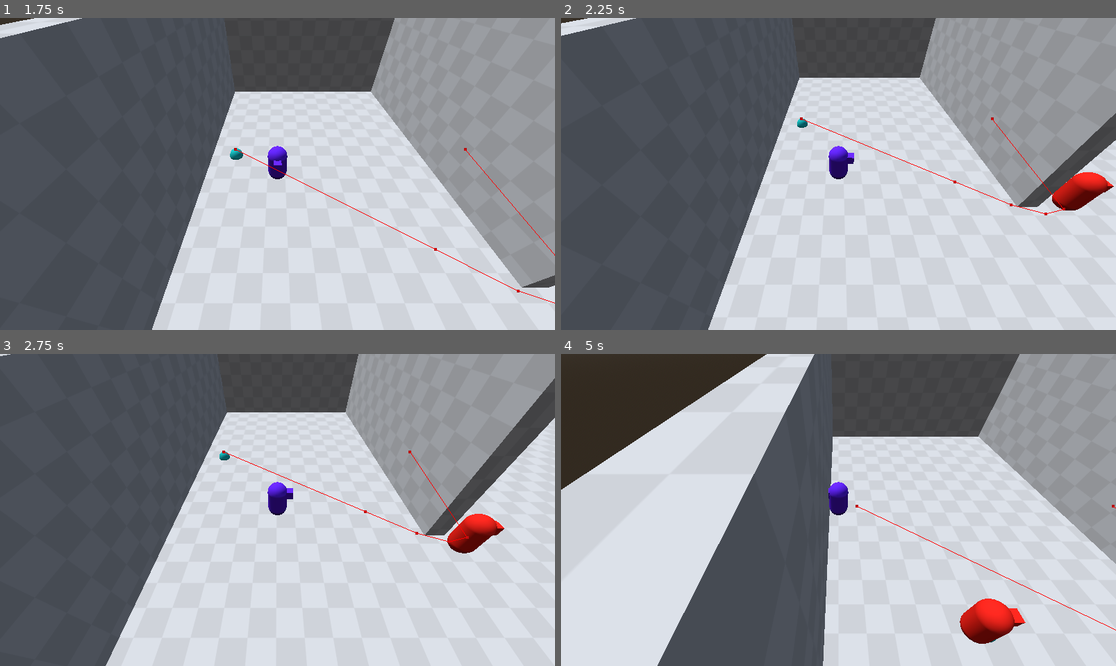
Above: before the commit, frames 1-4 (two rows, left to right).
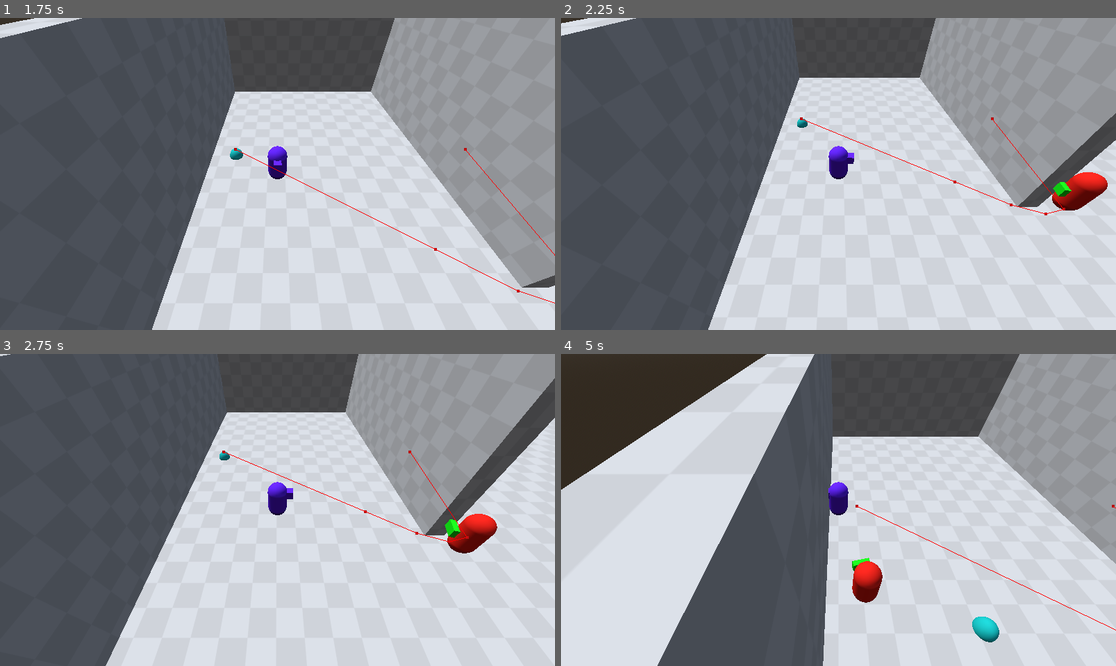
Above: after the commit, the same moments.

Repository: 8box-gd/SKG-Jam
Game: Godot game, scene res://main.tscn
Same seed, same stepped clock (60 frames per second), same inputs: the game is played once before the commit and once after it.
Inputs:
- Up to frame 1 (1.75 s): tap Enter at 0.5 s; hold D (move_right) 0.53-1.28 s; hold Shift (sneak) 0.53-1.28 s; hold S (move_down) from 1.28 s (still down); tap Shift (sneak) at 1.35 s
- Up to frame 2 (2.25 s): release S (move_down) at 2.03 s; hold D (move_right) from 2.03 s (still down); hold Shift (sneak) from 2.03 s (still down)
- Up to frame 3 (2.75 s): keep holding D (move_right); keep holding Shift (sneak)
- Up to frame 4 (5 s): release D (move_right) at 2.78 s; release Shift (sneak) at 2.78 s; hold W (move_up) 2.78-3.53 s; tap Shift (sneak) at 2.85, 4.35 s; hold Shift (sneak) 3.53-4.28 s; hold A (move_left) from 3.53 s (still down)

Frame 1 is identical in both runs. In frame 2, 0.1% of the frame differs, in the area x 88-100%, y 50-62%; in frame 3, 0.2%; in frame 4, 1.7%, in the area x 52-84%, y 65-93%.

Commit message:
Fixed Bonk
Added a collision shape for Crackhead, then fixed it by making it ignore collisions with itself

Diff:
--- a/crackhead.gd
+++ b/crackhead.gd
@@ -10,12 +10,14 @@
 @onready var nav_agent: NavigationAgent3D = $NavigationAgent3D
 @onready var bonk_recovery_timer: Timer = $BonkRecoveryTimer
 @onready var debug_cap: MeshInstance3D = $DebugCap
+@onready var charge_collision: Area3D = $ChargeCollision
 
 @export var player: CharacterBody3D
 @export var tracking_speed := 4.0
 @export var tracking_accel := 8.0
 @export var charge_speed := 20.0
 @export var charge_accel := 20.0
+@export var rotation_speed := 10.0
 
 var move_dir := Vector3.FORWARD
 var state := TRACKING
@@ -29,12 +31,20 @@
 func _physics_process(delta: float) -> void:
 	if player:
 		raycast_origin.look_at(player.global_position + Vector3(0,1,0))
+		if state != CHARGE:
+			charge_collision.look_at(player.global_position + Vector3(0,1,0))
+			charge_collision.rotation.x = 0.0
+			charge_collision.rotation.z = 0.0
 
 	match state:
 		TRACKING: tracking_state(delta)
 		CHARGE: charge_state(delta)
 		BONK: bonk_state(delta)
 		_: pass
+
+	if state != BONK:
+		var target_angle := Vector3.FORWARD.signed_angle_to(velocity, Vector3.UP)
+		debug_cap.global_rotation.y = lerp_angle(debug_cap.rotation.y, target_angle, rotation_speed * delta)
 
 func tracking_state(delta: float) -> void:
 	var nav_direction := Vector3.ZERO
@@ -46,6 +56,7 @@
 
 	if charge_cast.is_colliding(): # If you get too close, he auto-charges regardless of sneak
 		if charge_cast.get_collider().is_in_group("Player"):
+			update_player_pos()
 			move_dir = to_local(player.global_position + Vector3(0,1,0))
 			move_dir = move_dir.normalized()
 			state = CHARGE
@@ -53,11 +64,6 @@
 func charge_state(delta: float) -> void:
 	velocity = velocity.move_toward(move_dir * charge_speed, charge_accel * delta)
 	move_and_slide()
-
-	if get_slide_collision(0): #Transition to BONK
-		velocity = -velocity * 0.3
-		bonk_recovery_timer.start()
-		state = BONK
 
 func bonk_state(delta: float) -> void: #Transition out of BONK is done by timer
 	move_dir = -move_dir
@@ -87,3 +93,11 @@
 	last_known_player_position = player.global_position
 	last_pos_indicator.global_position = last_known_player_position
 	nav_agent.target_position = last_known_player_position # Here so it doesnt update every frame
+
+# CHARGE -> BONK transition happens here
+func _on_charge_collision_body_entered(body: Node3D) -> void:
+	if body == self: return
+	if state != CHARGE: return
+	velocity = -velocity * 0.3
+	bonk_recovery_timer.start()
+	state = BONK
--- a/crackhead.tscn
+++ b/crackhead.tscn
@@ -23,6 +23,16 @@
 material = SubResource("StandardMaterial3D_4ph3p")
 radius = 0.4
 
+[sub_resource type="BoxShape3D" id="BoxShape3D_0lnye"]
+size = Vector3(0.879238, 0.7, 0.372103)
+
+[sub_resource type="StandardMaterial3D" id="StandardMaterial3D_s13u0"]
+albedo_color = Color(4.71681e-06, 0.994074, 0.000182512, 1)
+
+[sub_resource type="BoxMesh" id="BoxMesh_wj4b2"]
+material = SubResource("StandardMaterial3D_s13u0")
+size = Vector3(0.665, 0.39, 0.215)
+
 [node name="Crackhead" type="CharacterBody3D"]
 script = ExtResource("1_0lnye")
 
@@ -36,6 +46,7 @@
 
 [node name="MeshInstance3D" type="MeshInstance3D" parent="DebugCap"]
 transform = Transform3D(0.4, 0, 0, 0, 0.4, 0, 0, 0, 0.4, 0, 0.4, -0.6)
+visible = false
 mesh = SubResource("BoxMesh_w651x")
 
 [node name="HearingRange" type="Area3D" parent="."]
@@ -76,4 +87,18 @@
 wait_time = 2.0
 one_shot = true
 
+[node name="ChargeCollision" type="Area3D" parent="."]
+collision_layer = 0
+collision_mask = 3
+
+[node name="CollisionShape3D" type="CollisionShape3D" parent="ChargeCollision"]
+transform = Transform3D(1, 0, 0, 0, 1, 0, 0, 0, 1, 0, 1, -0.613902)
+shape = SubResource("BoxShape3D_0lnye")
+debug_color = Color(1, 0.0229599, 0.0851782, 1)
+
+[node name="MeshInstance3D" type="MeshInstance3D" parent="ChargeCollision"]
+transform = Transform3D(1, 0, 0, 0, 1, 0, 0, 0, 1, 0, 1.1, -0.7)
+mesh = SubResource("BoxMesh_wj4b2")
+
 [connection signal="timeout" from="BonkRecoveryTimer" to="." method="_on_bonk_recovery_timer_timeout"]
+[connection signal="body_entered" from="ChargeCollision" to="." method="_on_charge_collision_body_entered"]
Not shown: 1 places in crackhead.tscn that only renumber resources
